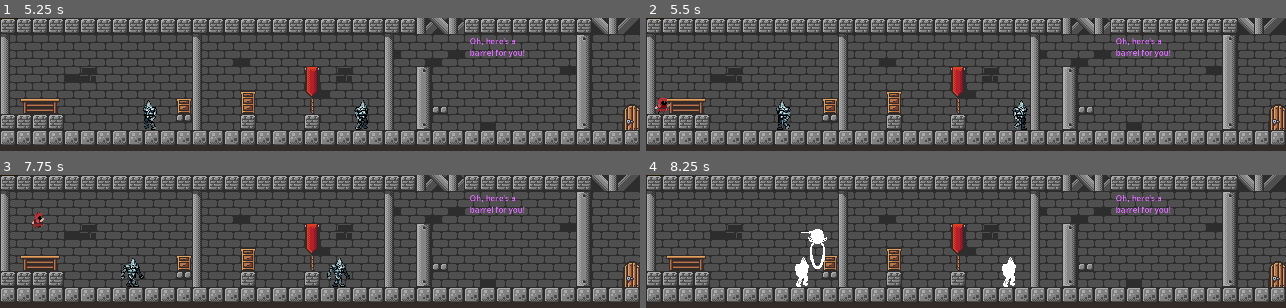
Above: before the commit, frames 1-4 (two rows, left to right).
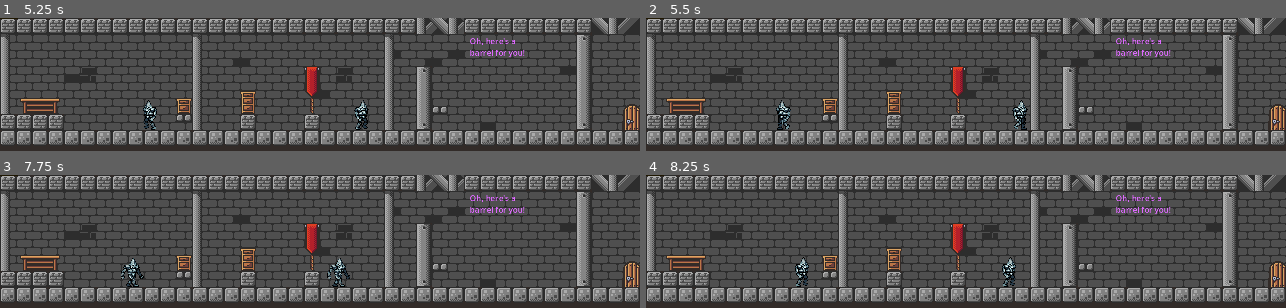
Above: after the commit, the same moments.

Repository: Darr3n2GG/Puzzle-Knights-2P-
Game: Godot game, scene res://Scenes/Levels/level_8.tscn
Two runs of this game, one before a commit and one after it. Both use one fixed random seed, a clock stepped at 60 frames per second and the inputs below. This scene is started directly instead of the project's main scene. Sound files missing from this copy of the repository are replaced by a short silence.
Inputs:
- Up to frame 1 (5.25 s): hold D (1Right) 0.53-2.03 s; tap C (1Attack) at 0.6, 2.85, 5.1 s; tap W (1Up) at 0.77, 1.52, 3.02, 3.77, 4.52 s; tap S (1Slash) at 1.35 s; hold A (1Left) 2.03-2.78 s; tap Down (2PlaceOrCarry) at 2.1, 4.35 s; hold D (1Right) 2.78-4.28 s; hold S (1Slash) 3.53-4.28 s; hold A (1Left) 4.28-5.03 s; hold D (1Right) from 5.03 s (still down)
- Up to frame 2 (5.5 s): keep holding D (1Right)
- Up to frame 3 (7.75 s): release D (1Right) at 5.78 s; hold A (1Left) 5.78-7.28 s; tap S (1Slash) at 5.85 s; tap W (1Up) at 6.02, 6.77, 7.52 s; tap Down (2PlaceOrCarry) at 6.6 s; hold D (1Right) from 7.28 s (still down); tap C (1Attack) at 7.35 s
- Up to frame 4 (8.25 s): keep holding D (1Right); hold S (1Slash) from 8.03 s (still down)

Frame 1 is identical in both runs. In frame 2, 0.2% of the frame differs, in the area x 1-4%, y 59-73%; in frame 3, 0.1%; in frame 4, 1.0%, in the area x 23-58%, y 40-85%.

Commit message:
Change level 8
I fix a loophole on level 8.

Diff:
--- a/Scenes/Levels/level_4.tscn
+++ b/Scenes/Levels/level_4.tscn
@@ -86,7 +86,6 @@
 [node name="TileMapBaker" parent="." instance=ExtResource("2_5iuso")]
 position = Vector2(233, 0)
 tilemap_nodepath = NodePath("../TileMap")
-target_tiles_layer = 0
 
 [node name="CollisionShape2D5" type="CollisionShape2D" parent="TileMapBaker"]
 position = Vector2(-280, -96)
--- a/Scenes/Levels/level_8.tscn
+++ b/Scenes/Levels/level_8.tscn
@@ -83,7 +83,7 @@
 size = Vector2(32, 8)
 
 [sub_resource type="RectangleShape2D" id="RectangleShape2D_dm1bw"]
-size = Vector2(176, 16)
+size = Vector2(176, 8)
 
 [sub_resource type="RectangleShape2D" id="RectangleShape2D_fgdy0"]
 size = Vector2(32, 16)
@@ -139,7 +139,6 @@
 
 [node name="TileMapBaker" parent="." instance=ExtResource("2_hvc5d")]
 tilemap_nodepath = NodePath("../TileMap")
-target_tiles_layer = 0
 
 [node name="CollisionShape2D" type="CollisionShape2D" parent="TileMapBaker"]
 position = Vector2(-280, -136)
@@ -234,7 +233,7 @@
 shape = SubResource("RectangleShape2D_vy84a")
 
 [node name="CollisionShape2D56" type="CollisionShape2D" parent="TileMapBaker"]
-position = Vector2(440, -88)
+position = Vector2(440, -84)
 shape = SubResource("RectangleShape2D_dm1bw")
 
 [node name="CollisionShape2D57" type="CollisionShape2D" parent="TileMapBaker"]
@@ -340,7 +339,7 @@
 
 [node name="pressure plate3" parent="." node_paths=PackedStringArray("puzzle_array") instance=ExtResource("8_2ik73")]
 position = Vector2(441, -228)
-puzzle_array = [NodePath("../Exit Door2")]
+puzzle_array = [NodePath("../Exit Door2"), NodePath("../Door2")]
 
 [node name="spike group" type="Node2D" parent="."]
 
@@ -376,3 +375,9 @@
 
 [node name="Spikes11" parent="spike group" instance=ExtResource("9_chgx2")]
 position = Vector2(520, -94)
+
+[node name="Door2" parent="." instance=ExtResource("7_1th0a")]
+position = Vector2(-56, 0)
+scale = Vector2(0.083, 0.475)
+offset = Vector2(0, 234)
+killable = false
Not shown: 1 places in Characters/Players/Player 2/player_2.tscn that only renumber resources
Not shown: 2 places in Scenes/Levels/level_1.tscn that only renumber resources
Not shown: 2 places in Scenes/Levels/level_2.tscn that only renumber resources
Not shown: 2 places in Scenes/Levels/level_3.tscn that only renumber resources
Not shown: 2 places in Scenes/Levels/level_4.tscn that only renumber resources
Not shown: 2 places in Scenes/Levels/level_5.tscn that only renumber resources
Not shown: 2 places in Scenes/Levels/level_6.tscn that only renumber resources
Not shown: 2 places in Scenes/Levels/level_7.tscn that only renumber resources
Not shown: 2 places in Scenes/Levels/level_8.tscn that only renumber resources
Not shown: 2 places in Scenes/Levels/level_9.tscn that only renumber resources
